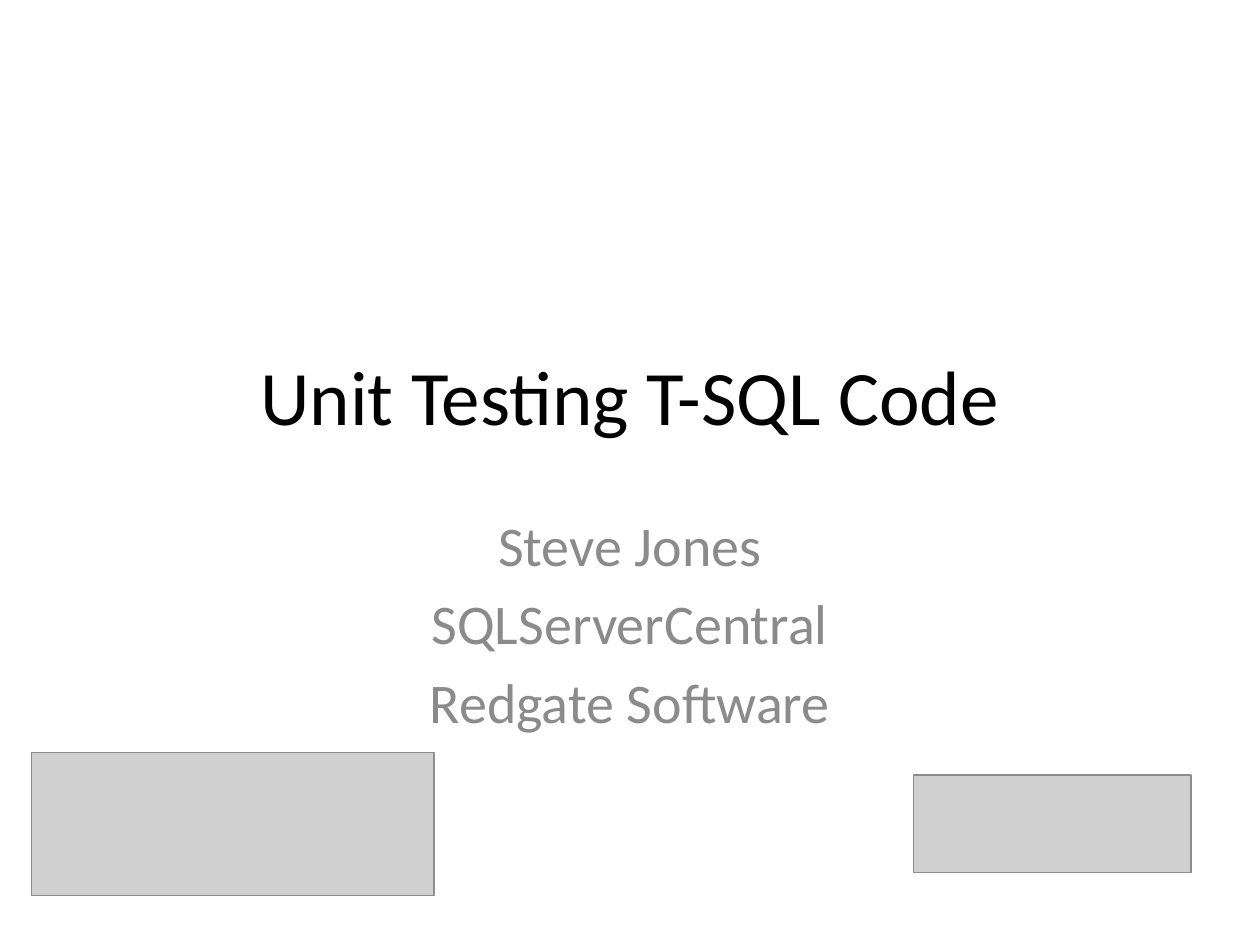
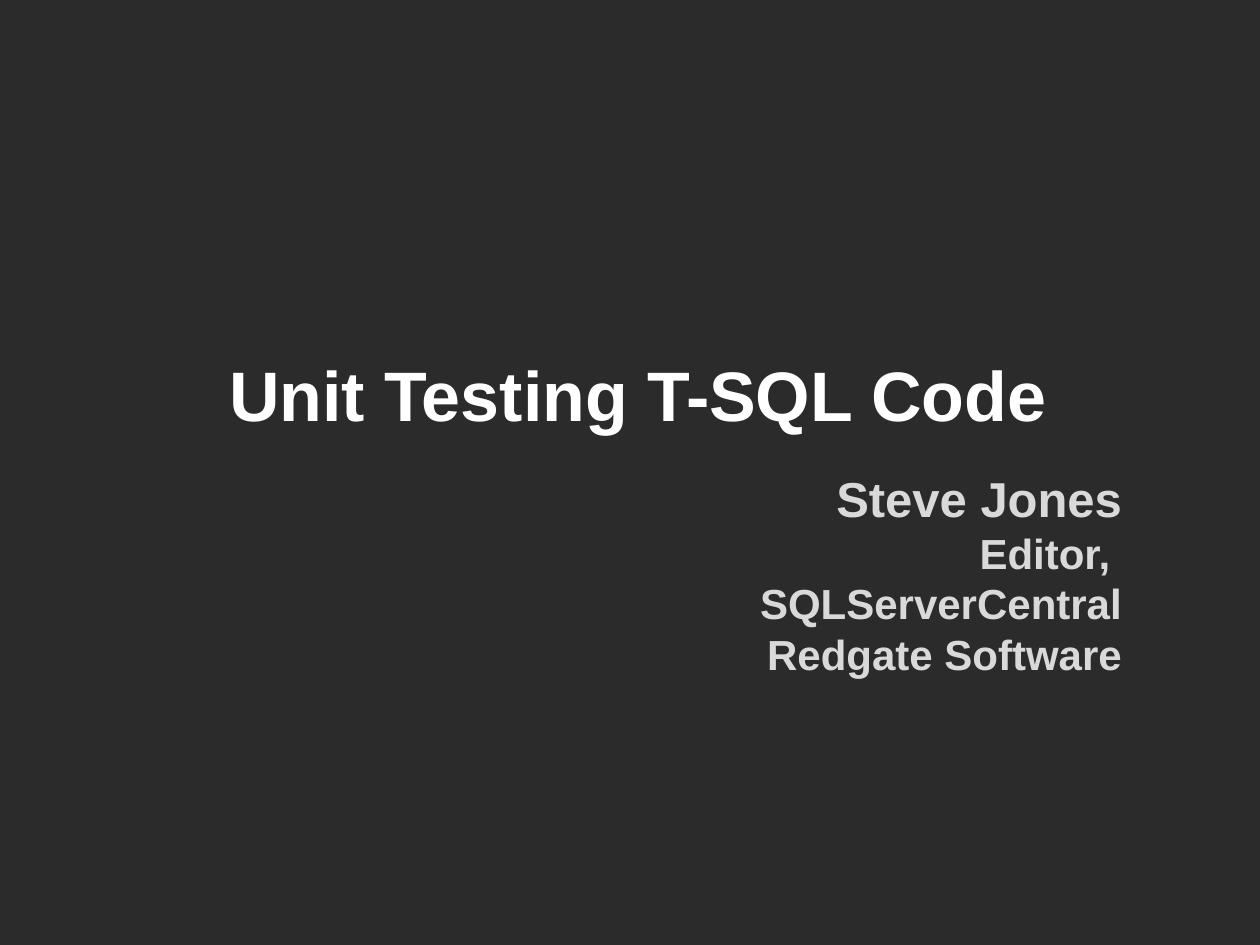
Before and after one commit to way0utwest/UnitTestingTSQL, a slide deck: slide 1 of UnitTestingTSQL.pptx. Drawn at 1260x945 pixels with LibreOffice and Linux fonts; fonts in the diff are those of the drawing; grey boxes stand for pictures; background and template pictures are left out; a plain dark background stands for a picture behind light text. Boxes give left, top, right and bottom in pixels: in the first picture for what was removed or moved away, otherwise in the second. Text is boxed around its words. In the diff, an @@ line names an element or a change of style, - is before the commit and + after.

```diff
--- a/UnitTestingTSQL.pptx
+++ b/UnitTestingTSQL.pptx
@@ background #FFFFFF to picture (left out) @@
@@ text "Unit Testing T-SQL Code": place and size @@
-text "Unit Testing T-SQL Code" at bbox=[260, 371, 998, 439]
+text "Unit Testing T-SQL Code" at bbox=[229, 370, 1046, 435]
@@ text "Unit Testing T-SQL Code" at bbox=[229, 370, 1046, 435]: size 44 to 40 pt, font Calibri to Arial, text colour #000000 to #FFFFFF, bold on; vertical alignment middle to bottom @@
@@ text "Steve Jones": place and size @@
-text "Steve Jones" at bbox=[430, 530, 830, 733]
+text "Steve Jones" at bbox=[760, 483, 1122, 678]
@@ text at bbox=[760, 483, 1122, 678]: size 32 to 28 pt in "Steve Jones"; font Calibri to Arial, text colour #8C8C8C to #D9D9D9, bold on in "Steve Jones", "SQLServerCentral", "Redgate Software"; size 32 to 24 pt in "SQLServerCentral", "Redgate Software"; alignment centre to right; less space between paragraphs @@
@@ text at bbox=[980, 538, 1111, 576]: paragraph added @@
+Editor,
@@ picture removed at bbox=[32, 752, 435, 895] @@
@@ picture removed at bbox=[914, 775, 1191, 873] @@
```
Also in this commit, not shown: 24 other slides changed, 1 slide removed.
